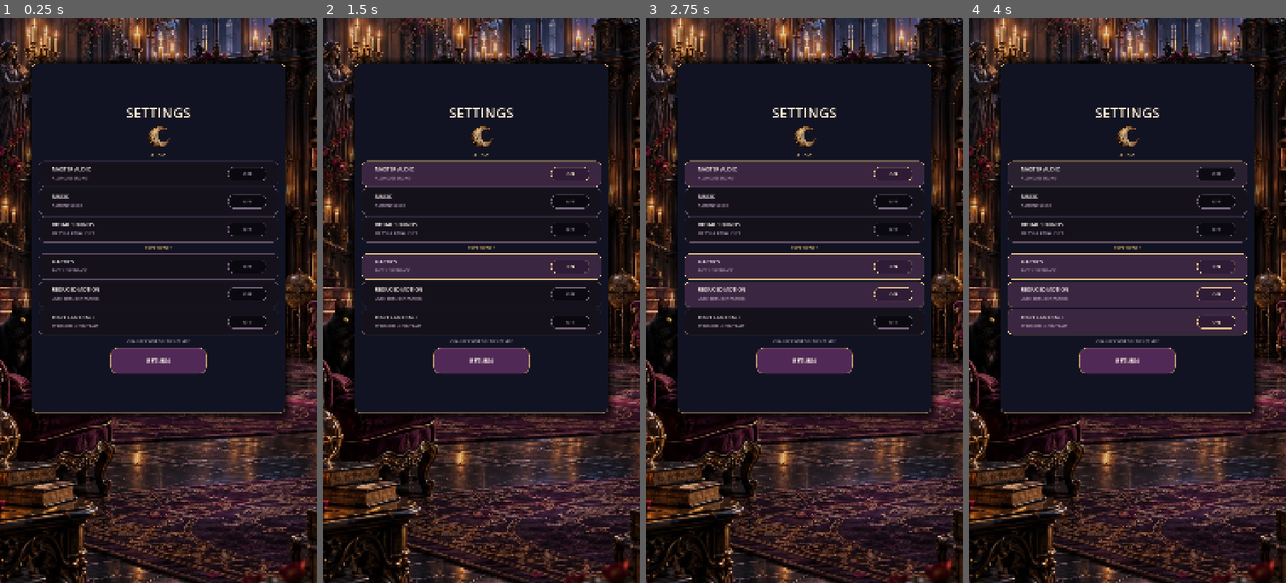
Above: before the commit, frames 1-4 (left to right).
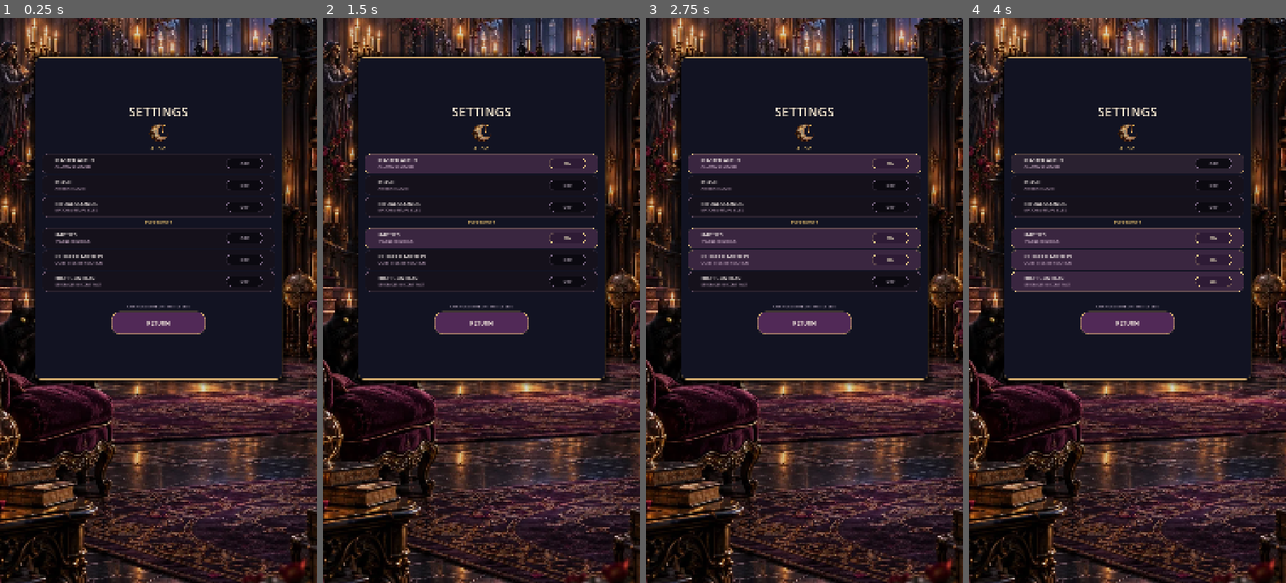
Above: after the commit, the same moments.

Repository: Jay-prodesign/akilta-match3
Game: Godot game, scene res://src/ui/settings/settings_panel.tscn
The game is run twice, just before and just after one commit, with the same random seed, the same clock (stepped at 60 frames per second) and the same inputs. This scene is started directly instead of the project's main scene.
Inputs:
- Up to frame 1 (0.25 s): no input
- Up to frame 2 (1.5 s): click "MASTER AUDIO" at 0.5 s; click "HAPTICS" at 1.25 s
- Up to frame 3 (2.75 s): click "REDUCED MOTION" at 2 s
- Up to frame 4 (4 s): click "HIGH CONTRAST" at 2.75 s; click "MASTER AUDIO" at 3.5 s

The runs differ from the first frame. In frame 1, 12% of the frame differs, in the area x 8-92%, y 6-71%; in frame 2, 20%; in frame 3, 22%; in frame 4, 19%.

Commit message:
Compact Settings around the North Star utility density

Diff:
--- a/src/ui/settings/settings_panel.tscn
+++ b/src/ui/settings/settings_panel.tscn
@@ -264,17 +264,17 @@
 [node name="Card" type="PanelContainer" parent="."]
 layout_mode = 1
 anchors_preset = 15
-anchor_left = 0.10
-anchor_top = 0.08
-anchor_right = 0.90
-anchor_bottom = 0.70
+anchor_left = 0.11
+anchor_top = 0.07
+anchor_right = 0.89
+anchor_bottom = 0.64
 grow_horizontal = 2
 grow_vertical = 2
 theme_override_styles/panel = SubResource("Card")
 
 [node name="Content" type="VBoxContainer" parent="Card"]
 layout_mode = 2
-theme_override_constants/separation = 8
+theme_override_constants/separation = 6
 alignment = 1
 
 [node name="Eyebrow" type="Label" parent="Card/Content"]
@@ -290,7 +290,7 @@
 theme_override_colors/font_color = Color(1, 0.941, 0.847, 1)
 theme_override_colors/font_outline_color = Color(0.02, 0.014, 0.028, 0.96)
 theme_override_constants/outline_size = 4
-theme_override_font_sizes/font_size = 48
+theme_override_font_sizes/font_size = 44
 text = "SETTINGS"
 horizontal_alignment = 1
 
@@ -304,7 +304,7 @@
 autowrap_mode = 2
 
 [node name="HouseSigil" type="TextureRect" parent="Card/Content"]
-custom_minimum_size = Vector2(0, 84)
+custom_minimum_size = Vector2(0, 72)
 layout_mode = 2
 mouse_filter = 2
 expand_mode = 1
@@ -319,12 +319,12 @@
 horizontal_alignment = 1
 
 [node name="AudioRow" type="VBoxContainer" parent="Card/Content"]
-custom_minimum_size = Vector2(0, 248)
+custom_minimum_size = Vector2(0, 218)
 layout_mode = 2
 theme_override_constants/separation = 6
 
 [node name="Master" type="Button" parent="Card/Content/AudioRow"]
-custom_minimum_size = Vector2(0, 88)
+custom_minimum_size = Vector2(0, 68)
 layout_mode = 2
 size_flags_horizontal = 3
 toggle_mode = true
@@ -381,7 +381,7 @@
 vertical_alignment = 1
 
 [node name="Music" type="Button" parent="Card/Content/AudioRow"]
-custom_minimum_size = Vector2(0, 88)
+custom_minimum_size = Vector2(0, 68)
 layout_mode = 2
 size_flags_horizontal = 3
 toggle_mode = true
@@ -438,7 +438,7 @@
 vertical_alignment = 1
 
 [node name="SFX" type="Button" parent="Card/Content/AudioRow"]
-custom_minimum_size = Vector2(0, 88)
+custom_minimum_size = Vector2(0, 68)
 layout_mode = 2
 size_flags_horizontal = 3
 toggle_mode = true
@@ -507,7 +507,7 @@
 theme_override_constants/separation = 6
 
 [node name="Haptics" type="Button" parent="Card/Content/ExperienceRow"]
-custom_minimum_size = Vector2(0, 88)
+custom_minimum_size = Vector2(0, 68)
 layout_mode = 2
 size_flags_horizontal = 3
 toggle_mode = true
@@ -564,7 +564,7 @@
 vertical_alignment = 1
 
 [node name="Reduced" type="Button" parent="Card/Content/ExperienceRow"]
-custom_minimum_size = Vector2(0, 88)
+custom_minimum_size = Vector2(0, 68)
 layout_mode = 2
 size_flags_horizontal = 3
 toggle_mode = true
@@ -621,7 +621,7 @@
 vertical_alignment = 1
 
 [node name="Contrast" type="Button" parent="Card/Content/ExperienceRow"]
-custom_minimum_size = Vector2(0, 88)
+custom_minimum_size = Vector2(0, 68)
 layout_mode = 2
 size_flags_horizontal = 3
 toggle_mode = true
@@ -678,7 +678,7 @@
 vertical_alignment = 1
 
 [node name="SavedNote" type="Label" parent="Card/Content"]
-custom_minimum_size = Vector2(0, 28)
+custom_minimum_size = Vector2(0, 24)
 layout_mode = 2
 theme_override_colors/font_color = Color(0.72, 0.66, 0.74, 1)
 theme_override_font_sizes/font_size = 14
@@ -687,7 +687,7 @@
 vertical_alignment = 1
 
 [node name="Close" type="Button" parent="Card/Content"]
-custom_minimum_size = Vector2(330, 88)
+custom_minimum_size = Vector2(320, 76)
 layout_mode = 2
 size_flags_horizontal = 4
 theme_override_colors/font_color = Color(0.0627, 0.051, 0.0706, 1)
